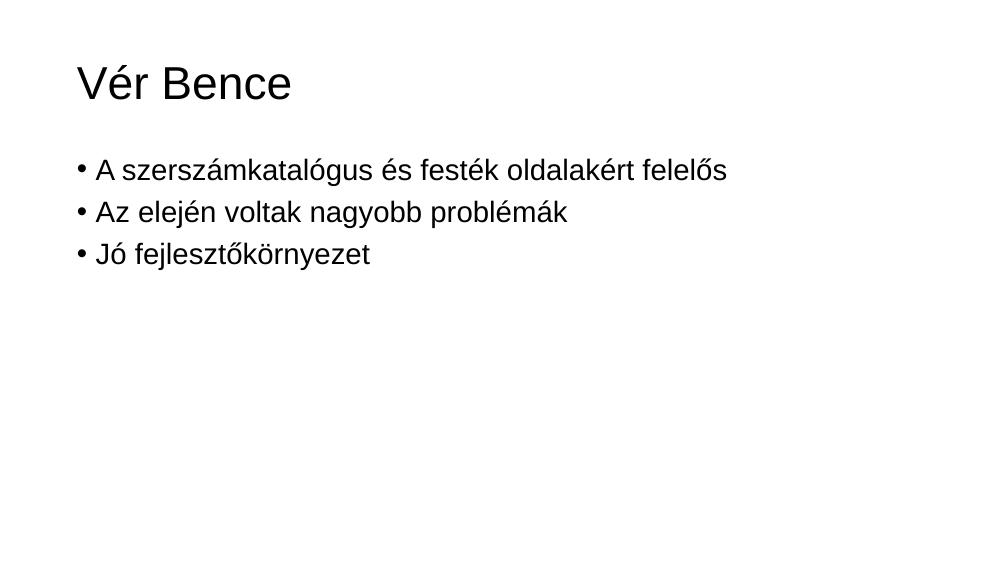
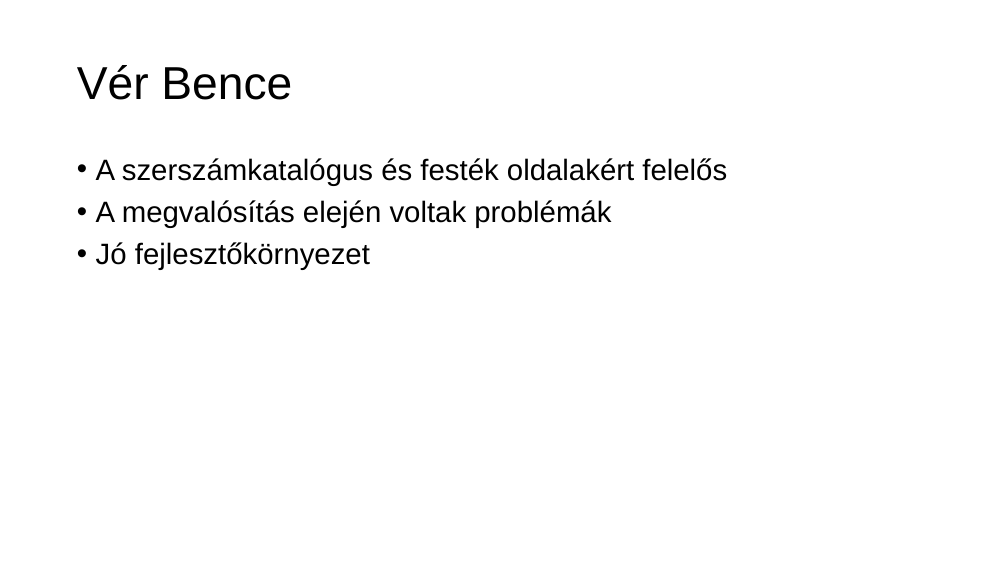
Before and after one commit to verbence/webes-projekt, a slide deck: slide 27 of PPT/tztpvb_barkacs.pptx (slide 14 before the commit). Drawn at 1008x567 pixels with LibreOffice and Linux fonts; fonts in the diff are those of the drawing. Boxes give left, top, right and bottom in pixels: in the first picture for what was removed or moved away, otherwise in the second. Text is boxed around its words. In the diff, an @@ line names an element or a change of style, - is before the commit and + after.

```diff
--- a/PPT/tztpvb_barkacs.pptx
+++ b/PPT/tztpvb_barkacs.pptx
@@ text at [96, 200, 611, 228]: text changed @@
-• Az elején voltak nagyobb problémák
+• A megvalósítás elején voltak problémák
```
Also in this commit, not shown: 2 other slides changed, 13 slides added.
